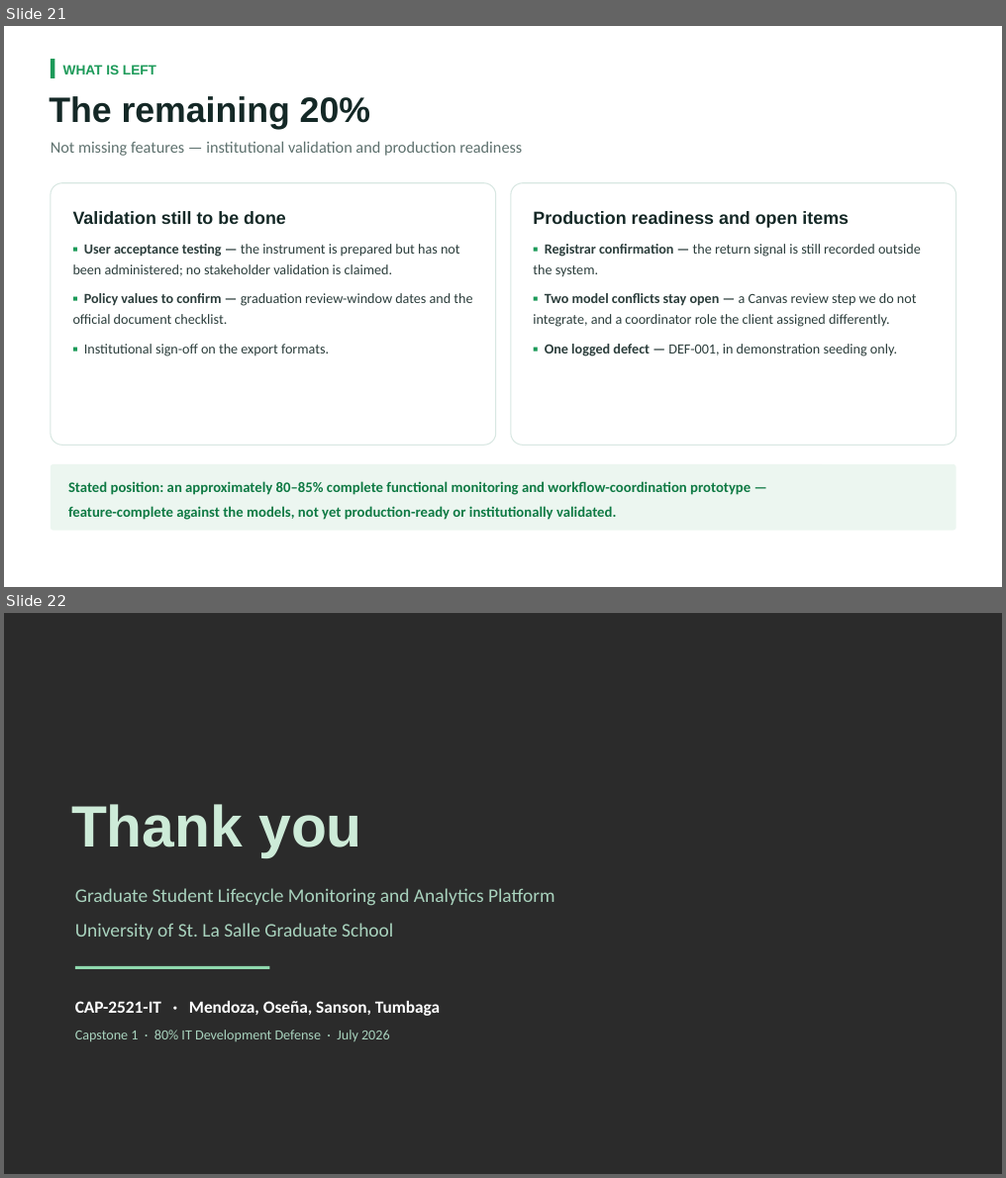
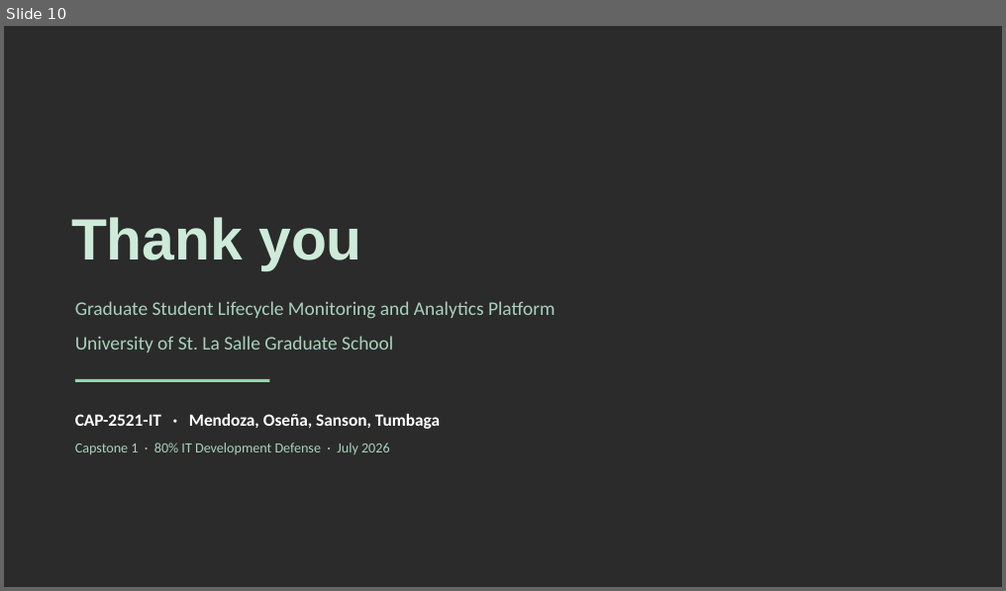
Before and after one commit to miguisanson/CAPSTONE-USLS-MVP, a slide deck: Documents/CAPSTONE_ONLY/CAP-IT1 Defense Deck.pptx. Shown one above the other, each under a label of ours: slides 21 and 22 before the commit, slide 10 after it. The pictures are 1006x1178 and 1006x591 pixels, drawn with LibreOffice and Linux fonts; fonts in the diff are those of the drawing; background and template pictures are left out; a plain dark background stands for a picture behind light text. Boxes give left, top, right and bottom in pixels: in the first picture for what was removed or moved away, otherwise in the second. Text is boxed around its words. In the diff, an @@ line names an element or a change of style, - is before the commit and + after.

Commit message:
document changes

```diff
--- a/Documents/CAPSTONE_ONLY/CAP-IT1 Defense Deck.pptx
+++ b/Documents/CAPSTONE_ONLY/CAP-IT1 Defense Deck.pptx
@@ slide 21 removed at [4,26,1002,587], background picture (left out) @@
@@ rectangle removed at [51,59,54,78] @@
@@ text removed at [63,65,156,75] @@
-WHAT IS LEFT
@@ text removed at [49,96,370,129] @@
-The remaining 20%
@@ text removed at [51,141,522,156] @@
-Not missing features — institutional validation and production readiness
@@ rounded rectangle removed at [51,183,496,445] @@
@@ rounded rectangle removed at [511,183,956,445] @@
@@ text removed at [73,211,286,224] @@
-Validation still to be done
@@ text removed at [533,211,848,228] @@
-Production readiness and open items
@@ text removed at [73,244,472,357] @@
-▪ User acceptance testing — the instrument is prepared but has not been administered; no stakeholder validation is claimed.
-▪ Policy values to confirm — graduation review-window dates and the official document checklist.
-▪ Institutional sign-off on the export formats.
@@ text removed at [533,244,921,357] @@
-▪ Registrar confirmation — the return signal is still recorded outside the system.
-▪ Two model conflicts stay open — a Canvas review step we do not integrate, and a coordinator role the client assigned differently.
-▪ One logged defect — DEF-001, in demonstration seeding only.
@@ rounded rectangle removed at [51,465,956,531] @@
@@ text removed at [68,481,750,520] @@
-Stated position: an approximately 80–85% complete functional monitoring and workflow-coordination prototype —
-feature-complete against the models, not yet production-ready or institutionally validated.
@@ what was slide 22 is now slide 10 @@
```
Also in this commit, not shown: 6 slides changed, 2 slides added, 13 other slides removed, 7 other files.
